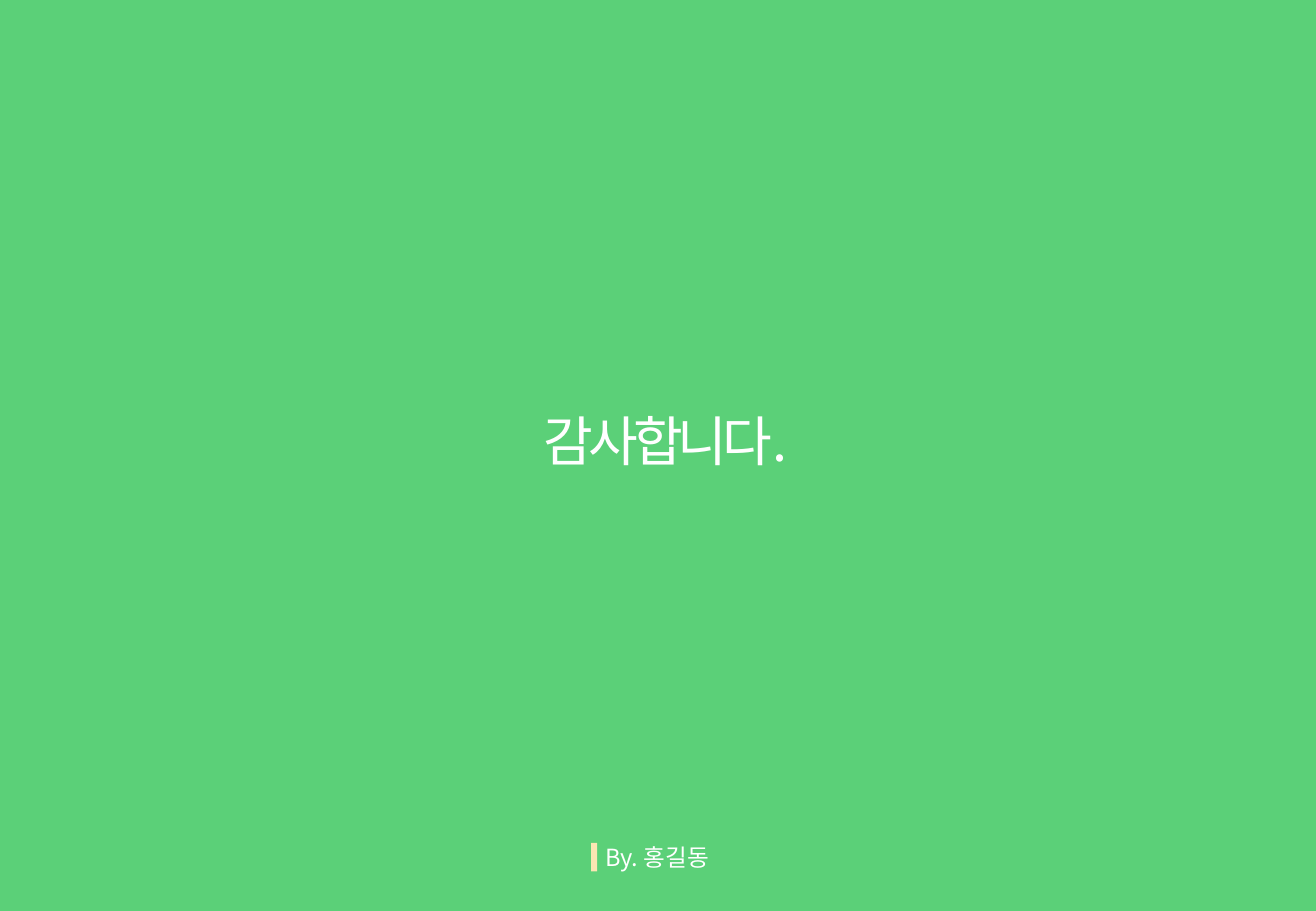
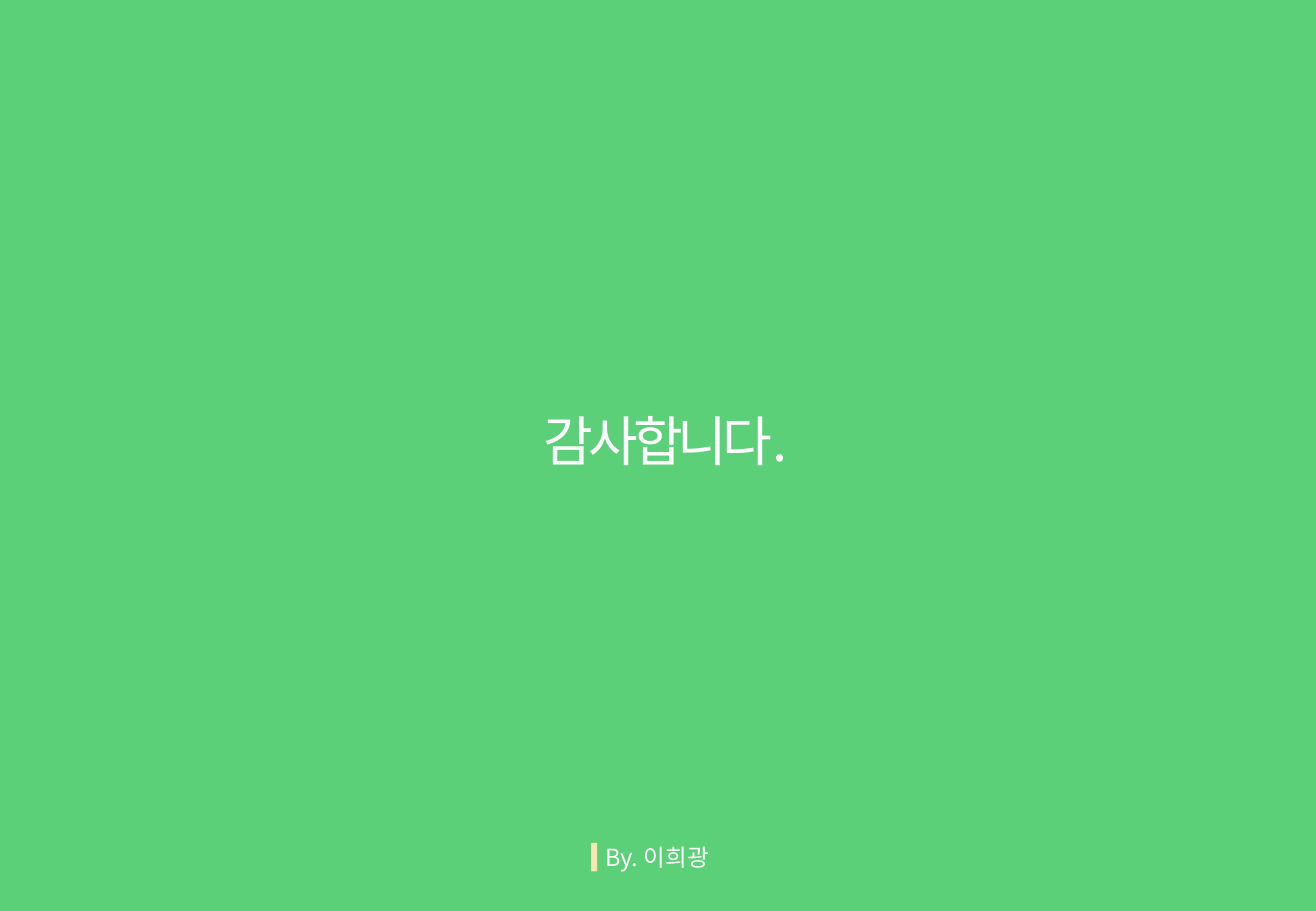
Before and after one commit to 1hk-star/Konkuk_SecurityFACT_Algorithm, a slide deck: slide 18 of 1주차/발표자료/스터디 개요 및 깃허브.pptx (slide 6 before the commit). Drawn at 1316x911 pixels with LibreOffice and Linux fonts; fonts in the diff are those of the drawing. Boxes give left, top, right and bottom in pixels: in the first picture for what was removed or moved away, otherwise in the second. Text is boxed around its words. In the diff, an @@ line names an element or a change of style, - is before the commit and + after.

```diff
--- a/1주차/발표자료/스터디 개요 및 깃허브.pptx
+++ b/1주차/발표자료/스터디 개요 및 깃허브.pptx
@@ text at <box>605,846,709,872</box>: text changed @@
-By. 홍길동
+By. 이희광
```
Also in this commit, not shown: 1 other slide changed, 12 slides added, 2 other files.
